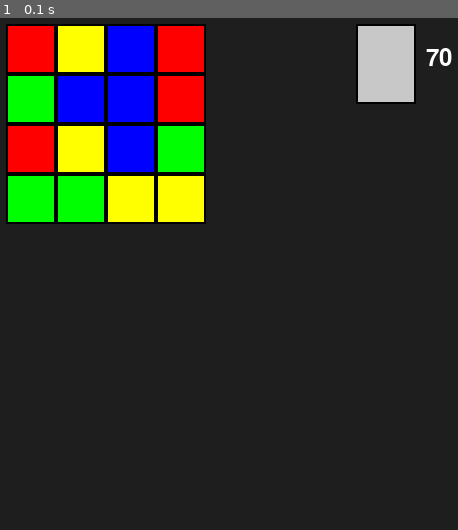
Above: before the commit, frame 1.
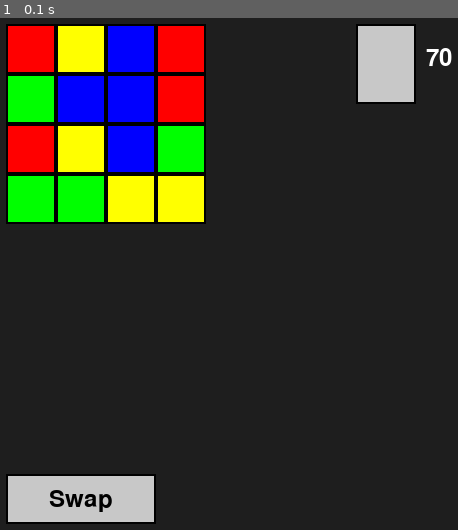
Above: after the commit, the same moment.

Repository: tillschutze/matcher
Game: pygame game, started from main.py
Same seed, same stepped clock (60 frames per second), same inputs: the game is played once before the commit and once after it.
Inputs:
- Up to frame 1 (0.1 s): no input

The runs differ from the first frame. In frame 1, 3.2% of the frame differs, in the area x 1-35%, y 89-99%.

Commit message:
refactoring and adding buttons

Diff:
--- /dev/null
+++ b/actions/swap.py
@@ -0,0 +1,2 @@
+def swap():
+    print("Action 1 triggered!")
--- /dev/null
+++ b/classes/ActionButton.py
@@ -0,0 +1,29 @@
+import pygame
+
+
+class ActionButton:
+    def __init__(self, rect, text, callback):
+        """
+        :param rect: A tuple (x, y, width, height) defining the button's rectangle.
+        :param text: The text to display on the button.
+        :param callback: The function to call when the button is clicked.
+        """
+        self.rect = pygame.Rect(rect)
+        self.text = text
+        self.callback = callback
+        self.font = pygame.font.Font(None, 36)
+
+    def draw(self, surface):
+        # Draw the button rectangle.
+        pygame.draw.rect(surface, (200, 200, 200), self.rect)
+        pygame.draw.rect(surface, (0, 0, 0), self.rect, 2)
+
+        # Render the text and center it in the button.
+        text_surf = self.font.render(self.text, True, (0, 0, 0))
+        text_rect = text_surf.get_rect(center=self.rect.center)
+        surface.blit(text_surf, text_rect)
+
+    def handle_event(self, event):
+        if event.type == pygame.MOUSEBUTTONDOWN and event.button == 1:
+            if self.rect.collidepoint(event.pos):
+                self.callback()
--- a/classes/Board.py
+++ b/classes/Board.py
@@ -42,7 +42,7 @@
                 )
                 cell_color_enum = Color(self.board[row][col])
                 cell_color = color_to_rgb[cell_color_enum]
-                cell = Cell(cell_rect, cell_color)
+                cell = Cell(cell_rect, cell_color, row, col)
                 self.cells.append(cell)
 
 
--- a/classes/Cell.py
+++ b/classes/Cell.py
@@ -2,9 +2,11 @@
 
 
 class Cell:
-    def __init__(self, rect: pygame.Rect, color):
+    def __init__(self, rect: pygame.Rect, color, row, col):
         self.rect: pygame.rect = rect
         self.color = color
+        self.row = row
+        self.col = col
 
     def __repr__(self):
         return f"Cell(rect={self.rect.x},{self.rect.y}, color={self.color})"
--- /dev/null
+++ b/classes/Game.py
@@ -0,0 +1,17 @@
+from classes.Board import Board
+from classes.Deck import Deck
+from classes.ActionButton import ActionButton
+
+class Game:
+    def __init__(self, screen, colors, dimension):
+        self.board = Board(dimension, colors)
+        self.deck = Deck(colors)
+        self.swapButton = ActionButton((50, 500, 150, 50), "Swap", self.swap)
+
+
+    def draw(self, screen):
+        self.board.draw_board(screen)
+        self.swapButton.draw(screen)
+
+    def swap(self):
+        print("Swapping!")
--- a/main.py
+++ b/main.py
@@ -2,6 +2,9 @@
 from classes.Card import Card
 from classes.Deck import Deck
 from classes.Board import Board
+from classes.ActionButton import ActionButton
+from classes.Game import Game
+from actions.swap import swap
 import pygame
 
 
@@ -12,20 +15,10 @@
     screen = pygame.display.set_mode((screen_width, screen_height))
     pygame.display.set_caption("Board Game Prototype")
 
-    # Define a mapping from Color enum to RGB tuples.
-    color_to_rgb = {
-        Color.RED: (255, 0, 0),
-        Color.BLUE: (0, 0, 255),
-        Color.GREEN: (0, 255, 0),
-        Color.YELLOW: (255, 255, 0)
-    }
-
     colors = [Color.RED, Color.BLUE, Color.GREEN, Color.YELLOW]
-    board = Board(4, colors)
-    print(board)
-    deck = Deck(colors)
-    print(deck)
-
+    game = Game(screen, colors, 4)
+    # Create buttons for actions.
+    swapButton = ActionButton((50, 500, 150, 50), "Action 1", swap)
     # Set up a clock to control the framerate.
     clock = pygame.time.Clock()
 
@@ -36,41 +29,14 @@
             if event.type == pygame.QUIT:
                 running = False
 
-            if event.type == pygame.MOUSEBUTTONUP:
-                pos = pygame.mouse.get_pos()
-                clicked_cell = board.find_clicked_cell(pos)
-                print(clicked_cell)
+            game.swapButton.handle_event(event)
+
+
 
         # Clear the screen.
         screen.fill((30, 30, 30))  # A dark background.
-
         # --- Draw the Main Board ---
-        # Define where the board will be drawn.
-        board_origin = (50, 50)  # Top-left corner of the board on the screen.
-        cell_size = 50           # Each cell will be 50x50 pixels.
-
-        board.draw_board(screen)
-        # Loop through each cell and draw its rectangle.
-        # for row in range(board.rows):
-            # for col in range(board.cols):
-            #     # Get the color value from the board's grid.
-            #     # (Assuming board.grid is a NumPy array of integers)
-            #     cell_value = board.board[row][col]
-            #     # Convert integer to Color enum.
-            #     cell_color_enum = Color(cell_value)
-            #     cell_color = color_to_rgb[cell_color_enum]
-
-            #     # Define the cell rectangle.
-            #     cell_rect = pygame.Rect(
-            #         board_origin[0] + col * cell_size,
-            #         board_origin[1] + row * cell_size,
-            #         cell_size,
-            #         cell_size
-            #     )
-            #     # Draw the cell.
-            #     pygame.draw.rect(screen, cell_color, cell_rect)
-            #     # Draw a border for clarity.
-            #     pygame.draw.rect(screen, (0, 0, 0), cell_rect, 2)
+        game.draw(screen)
 
         # --- Draw the Deck ---
         # We'll display a single "card back" rectangle representing the deck,
@@ -86,7 +52,7 @@
 
         # Render the deck count (number of cards left).
         font = pygame.font.Font(None, 36)
-        deck_count_text = font.render(str(len(deck.cards)), True, (255, 255, 255))
+        deck_count_text = font.render(str(len(game.deck.cards)), True, (255, 255, 255))
         # Position the text to the right of the deck card.
         text_pos = (deck_origin[0] + deck_card_width + 10, deck_origin[1] + deck_card_height // 2 - 18)
         screen.blit(deck_count_text, text_pos)
